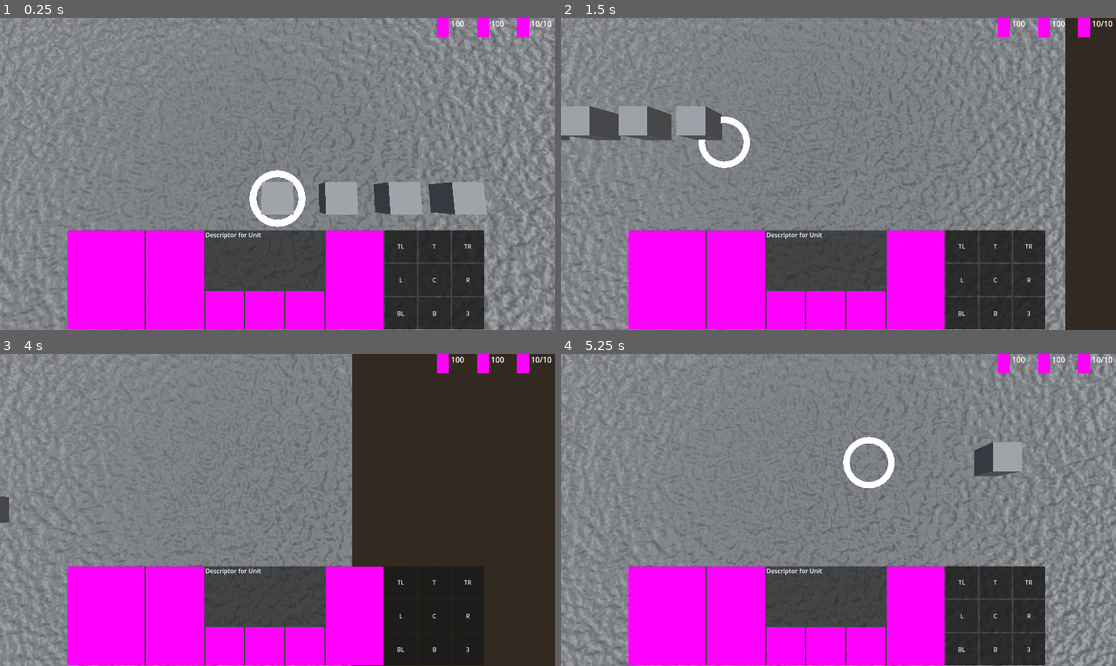
Above: before the commit, frames 1-4 (two rows, left to right).
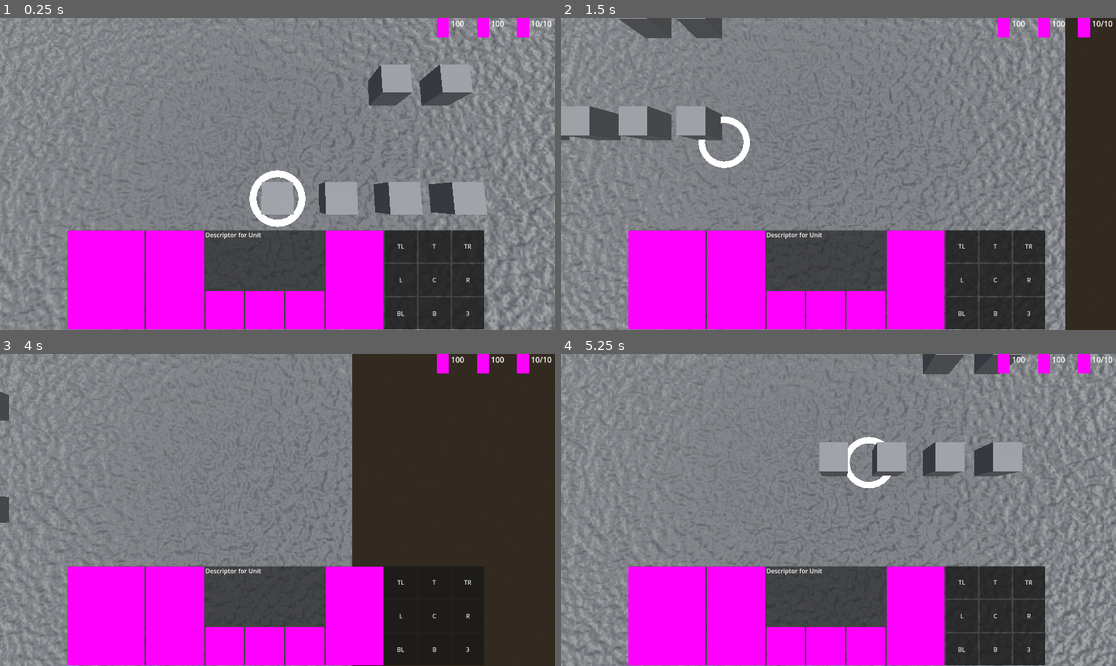
Above: after the commit, the same moments.

Repository: MichaelMacha/FakeCraft
Game: Godot game, scene res://map.tscn
Two runs of this game, one before a commit and one after it. Both use one fixed random seed, a clock stepped at 60 frames per second and the inputs below.
Inputs (mouse positions are in pixels of both pictures, inside the frame that each line leads up to):
- Up to frame 1 (0.25 s): no input
- Up to frame 2 (1.5 s): move the mouse to (960, 158) at 0.52 s; hold D (east) 0.53-1.28 s; right-click (960, 158) at 0.6 s; click (960, 158) at 0.8 s; move the mouse to (727, 189) at 1.27 s; hold S (south) from 1.28 s (still down); click (727, 189) at 1.35 s
- Up to frame 3 (4 s): right-click (166, 525) at 1.55 s; move the mouse to (333, 441) at 2.02 s; release S (south) at 2.03 s; hold D (east) 2.03-2.78 s; right-click (333, 441) at 2.1 s; click (333, 441) at 2.3 s; move the mouse to (249, 572) at 2.77 s; hold W (north) 2.78-3.53 s; tap Shift (append) at 2.85 s; right-click (249, 572) at 3.05 s; move the mouse to (444, 556) at 3.52 s; hold A (west) from 3.53 s (still down); click (444, 556) at 3.6 s
- Up to frame 4 (5.25 s): move the mouse to (672, 463) at 4.27 s; right-click (672, 463) at 4.35 s; move the mouse to (866, 510) at 5.02 s; release A (west) at 5.03 s; hold S (south) from 5.03 s (still down); click (866, 510) at 5.1 s

The runs differ from the first frame. In frame 1, 1.8% of the frame differs, in the area x 66-86%, y 14-29%; in frame 2, 0.9%; in frame 3, 0.1%; in frame 4, 2.7%, in the area x 46-84%, y 0-40%.

Commit message:
Added second faction discretion on walk
Only the home faction can be issued commands. When multiple units are
selected, inclusive of enemy units, the enemy units do not respond to
the command.

TODO: Check whether this is how StarCraft handles it.

Unfortunately the secondary non-player faction still shows buttons,
which are unusable. It would be better to revert to a base blank box
when no controllable unit is selected.

Diff:
--- a/map.tscn
+++ b/map.tscn
@@ -133,8 +133,11 @@
 [node name="Factions" type="Node" parent="."]
 script = ExtResource("1_g7o8u")
 
-[node name="Faction" parent="Factions" node_paths=PackedStringArray("units") instance=ExtResource("1_5l6ll")]
+[node name="Faction1" parent="Factions" node_paths=PackedStringArray("units") instance=ExtResource("1_5l6ll")]
 units = [NodePath("../../Units/Unit"), NodePath("../../Units/Unit2"), NodePath("../../Units/Unit3"), NodePath("../../Units/Unit4")]
+
+[node name="Faction2" parent="Factions" node_paths=PackedStringArray("units") instance=ExtResource("1_5l6ll")]
+units = [NodePath("../../Units/EnemyUnit5"), NodePath("../../Units/EnemyUnit6")]
 
 [node name="Mouse" type="Node3D" parent="."]
 script = ExtResource("1_dekkv")
@@ -148,34 +151,20 @@
 
 [node name="Unit" parent="Units" instance=ExtResource("4_o6v8m")]
 
-[node name="Timer" type="Timer" parent="Units/Unit"]
-wait_time = 3.0
-one_shot = true
-autostart = true
-
 [node name="Unit2" parent="Units" instance=ExtResource("4_o6v8m")]
 transform = Transform3D(1, 0, 0, 0, 1, 0, 0, 0, 1, 2, 0, 0)
 
-[node name="Timer" type="Timer" parent="Units/Unit2"]
-wait_time = 4.0
-one_shot = true
-autostart = true
-
 [node name="Unit3" parent="Units" instance=ExtResource("4_o6v8m")]
 transform = Transform3D(1, 0, 0, 0, 1, 0, 0, 0, 1, 4, 0, 0)
 
-[node name="Timer" type="Timer" parent="Units/Unit3"]
-wait_time = 5.0
-one_shot = true
-autostart = true
-
 [node name="Unit4" parent="Units" instance=ExtResource("4_o6v8m")]
 transform = Transform3D(1, 0, 0, 0, 1, 0, 0, 0, 1, 6, 0, 0)
 
-[node name="Timer" type="Timer" parent="Units/Unit4"]
-wait_time = 6.0
-one_shot = true
-autostart = true
+[node name="EnemyUnit6" parent="Units" instance=ExtResource("4_o6v8m")]
+transform = Transform3D(1, 0, 0, 0, 1, 0, 0, 0, 1, 4, 0, -4)
+
+[node name="EnemyUnit5" parent="Units" instance=ExtResource("4_o6v8m")]
+transform = Transform3D(1, 0, 0, 0, 1, 0, 0, 0, 1, 6, 0, -4)
 
 [node name="Level Floor" type="StaticBody3D" parent="."]
 collision_layer = 3
@@ -396,8 +385,3 @@
 text = "3
 "
 expand_icon = true
-
-[connection signal="timeout" from="Units/Unit/Timer" to="Units/Unit" method="kill_unit"]
-[connection signal="timeout" from="Units/Unit2/Timer" to="Units/Unit2" method="kill_unit"]
-[connection signal="timeout" from="Units/Unit3/Timer" to="Units/Unit3" method="kill_unit"]
-[connection signal="timeout" from="Units/Unit4/Timer" to="Units/Unit4" method="kill_unit"]
--- a/ui.gd
+++ b/ui.gd
@@ -21,13 +21,15 @@
 @onready var units: Node3D = $"../Units"
 @onready var buttons: GridContainer = $HUD/HBoxContainer/Options
 
+#TODO: This should be declared by a child node expressing local control
+@onready var home_faction : Faction = $"../Factions/Faction1"
+
 var mouse_down_time : float
 var drag_start : Vector3
 var drag_end : Vector3
 
 func _physics_process(_delta: float) -> void:
 	if update_frame == Engine.get_process_frames():
-		print("Update UI")
 		update_ui()
 
 func _process(_delta: float) -> void:
@@ -42,7 +44,8 @@
 				#First check for a click.
 				var result = pick(event.position)
 
-				#Assume we always hit something, as we have a WorldBoundary as a floor, and can't tilt the camera up enough to expose the sky.
+				#Assume we always hit something, as we have a WorldBoundary as
+				#a floor, and can't tilt the camera up enough to expose the sky.
 				drag_start = result.position
 				mouse_down_time = seconds
 
@@ -51,7 +54,11 @@
 			elif event.is_action("act") and event.pressed:
 				#Get each selected unit
 				for unit in units.get_children() \
-					.filter(func(unit): return unit.selected):
+					#Ensure that we own this unit and can direct it
+					.filter(func(unit): return home_faction.units.has(unit)) \
+					#Ensure that this unit is selected
+					.filter(func(unit): return unit.selected):# \
+
 					var loc = pick(event.position)
 					if not loc.is_empty():
 						unit.right_behavior.handle_input(event, loc.position)
@@ -63,7 +70,6 @@
 
 				if seconds - mouse_down_time < click_time and \
 					result.collider is Entity:
-					#TODO: qualify entity (make sure it can be selected) first
 
 					if Input.is_action_pressed("append"):
 						append([result.collider])
@@ -161,7 +167,6 @@
 				sig.disconnect(item.callable)
 
 		for index in buttons.get_child_count():
-			print("Index: ", index)
 			var button_loc : ControlButton.ButtonLocation = \
 				ControlButton.ButtonLocation.values()[index]
 			var button : Button = buttons.get_child(index)
@@ -184,7 +189,9 @@
 
 func get_selection_priority() -> Entity:
 	var selected : Array = units.get_children() \
+		.filter(func(unit): return home_faction.units.has(unit)) \
 		.filter(func(child): return child.selected)
+
 	selected.sort_custom(
 			func(child1, child2):
 				var priority1 = Manager.unit_priority.find(child1)
@@ -198,9 +205,15 @@
 	else:
 		return null
 
+## Return all selected units
 func selected_units() -> Array:
 	var selected := []
 	for unit in units.get_children():
 		if unit.selected:
 			selected.append(unit)
 	return selected
+
+## Return all selected units under our control
+func selected_home_units() -> Array:
+	var selected := selected_units()
+	return selected.filter(func(u) : return home_faction.units.has(u))
--- a/walk_behavior.gd
+++ b/walk_behavior.gd
@@ -4,11 +4,10 @@
 
 func handle_input(event : InputEvent, projection : Vector3) -> void:
 	#Do universals
-	#TODO: See if we even need this in GDScript, it may be a default.
 	super.handle_input(event, projection)
 
 	#Act
-	for unit in ui.selected_units():
+	for unit in ui.selected_home_units():
 		if Input.is_action_pressed("append"):
 			unit.enqueue(projection)
 		else:
